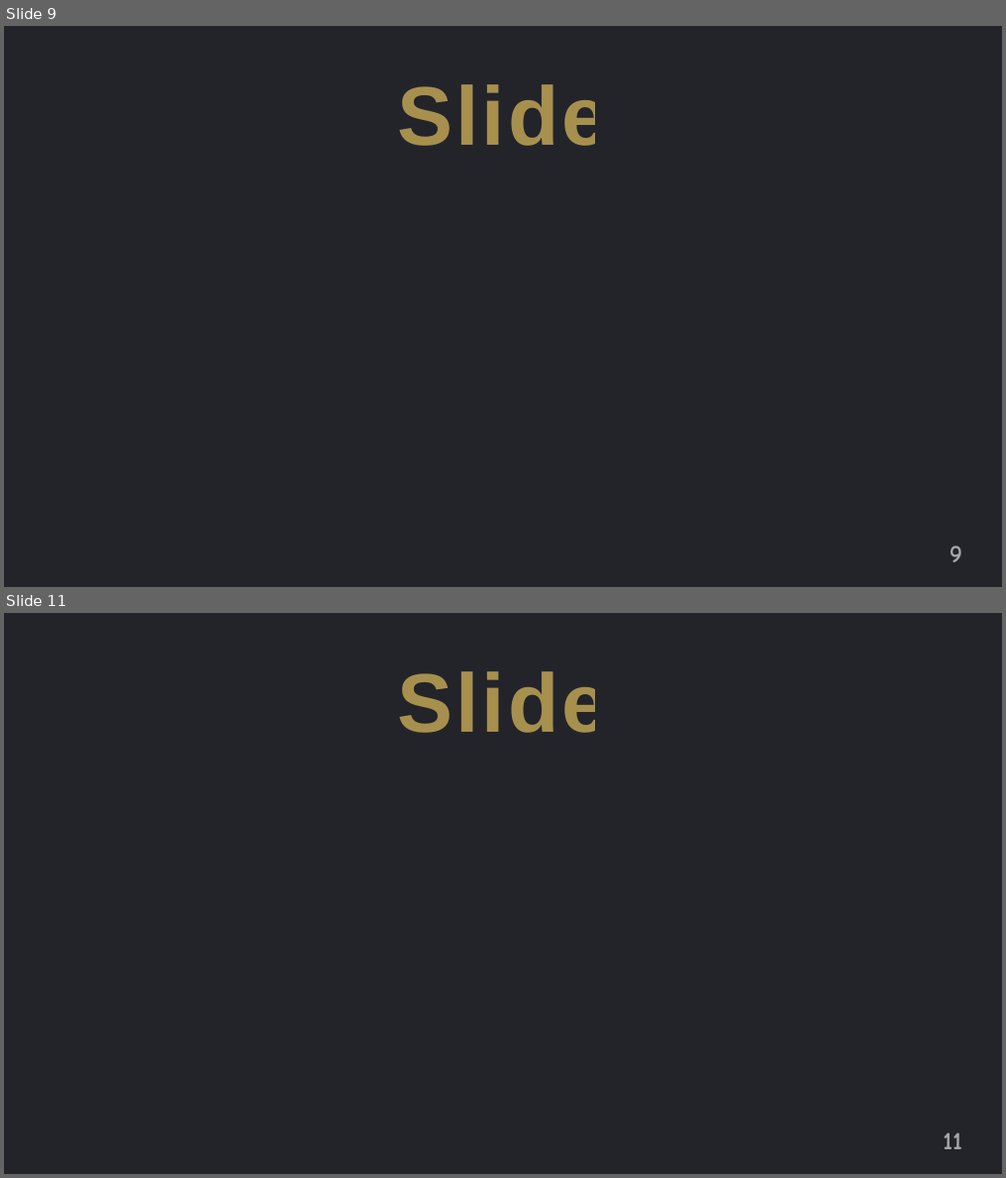
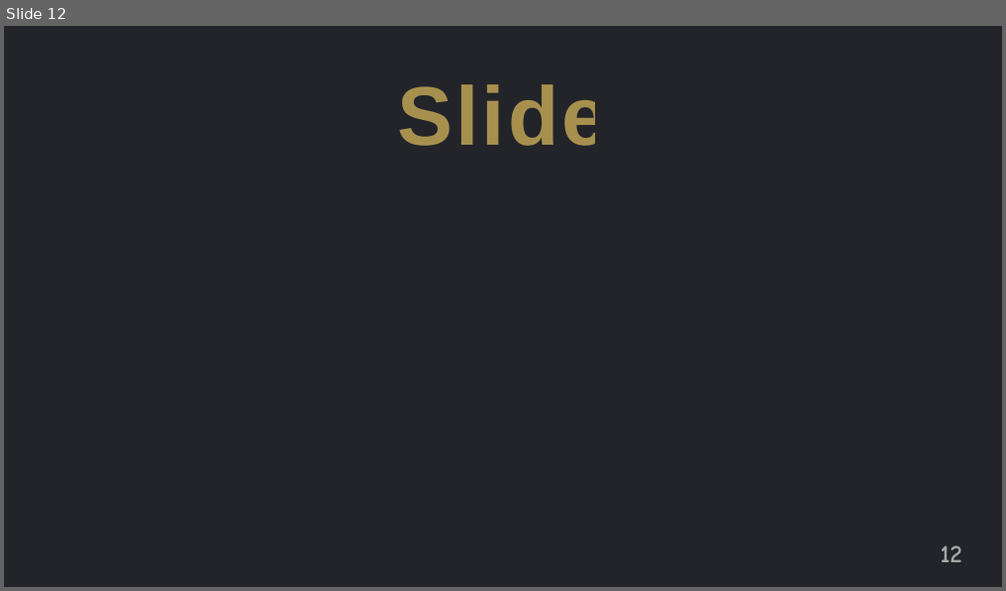
Before and after one commit to jguo108/My-Programming-Courses, a slide deck: Scratch for Newbies/Level2/1 Knock Knock/Note/Notes.pptx. Shown one above the other, each under a label of ours: slides 9 and 11 before the commit, slide 12 after it; the slides between them are not shown. The pictures are 1006x1178 and 1006x591 pixels, drawn with LibreOffice and Linux fonts; fonts in the diff are those of the drawing. Boxes give left, top, right and bottom in pixels: in the first picture for what was removed or moved away, otherwise in the second. Text is boxed around its words. In the diff, an @@ line names an element or a change of style, - is before the commit and + after.

```diff
--- a/Scratch for Newbies/Level2/1 Knock Knock/Note/Notes.pptx
+++ b/Scratch for Newbies/Level2/1 Knock Knock/Note/Notes.pptx
@@ slide 9 removed at (x1=4, y1=26, x2=1002, y2=587), background #FFFFFF @@
@@ rectangle removed at (x1=4, y1=26, x2=1002, y2=587) @@
@@ text removed at (x1=397, y1=84, x2=608, y2=146) @@
-Slide
@@ page number removed at (x1=949, y1=546, x2=962, y2=563) @@
-9
@@ what was slide 11 is now slide 12 @@
@@ page number at (x1=941, y1=546, x2=962, y2=563): text changed @@
-11
+12
```
Also in this commit, not shown: 4 slides added, 2 other slides removed, 6 other files.
